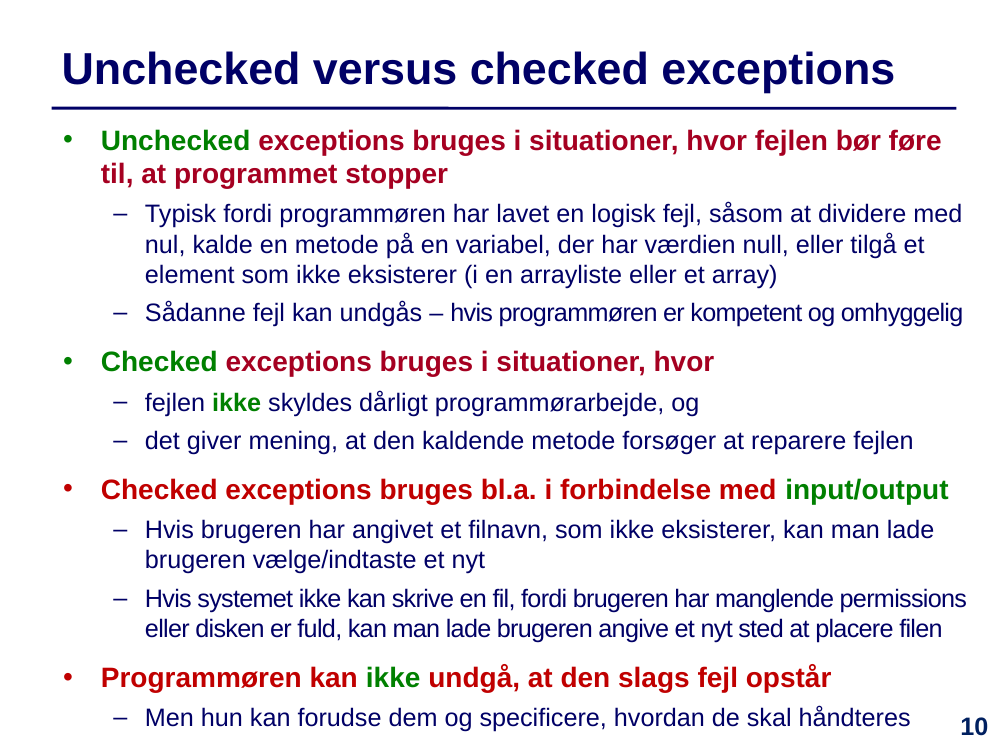
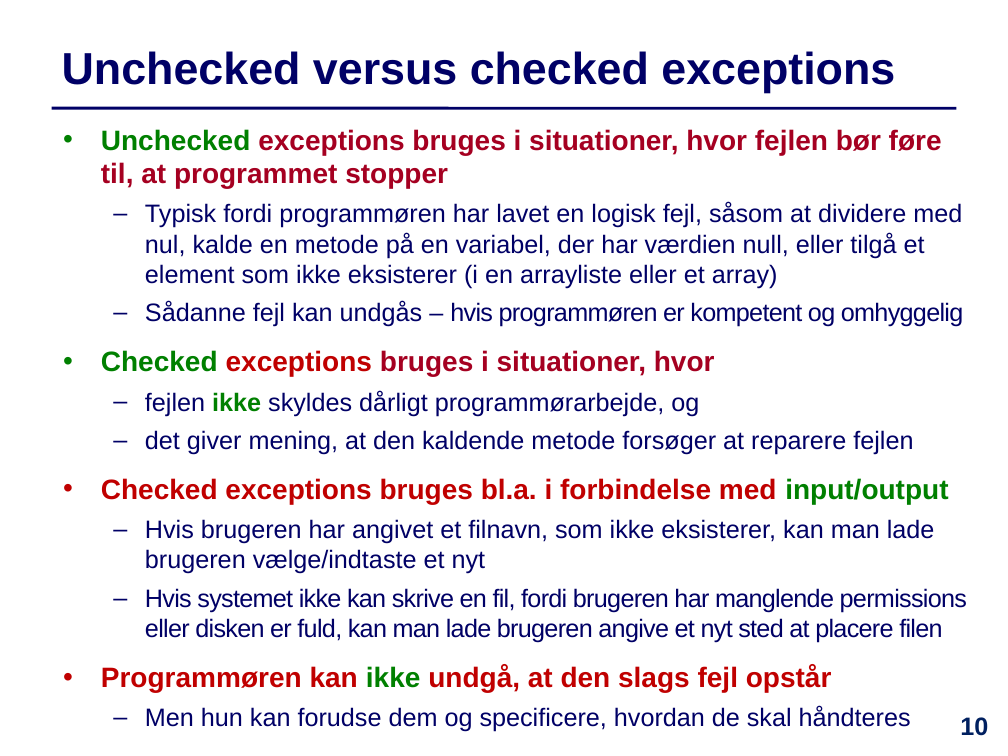
Before and after one commit to IntProgAU/Materiale, a slide deck: slide 10 of web/e22/uge_14/Slides-Uge14.pptx. Drawn at 1008x756 pixels with LibreOffice and Linux fonts; fonts in the diff are those of the drawing. Boxes give left, top, right and bottom in pixels: in the first picture for what was removed or moved away, otherwise in the second. Text is boxed around its words. In the diff, an @@ line names an element or a change of style, - is before the commit and + after.

```diff
--- a/web/e22/uge_14/Slides-Uge14.pptx
+++ b/web/e22/uge_14/Slides-Uge14.pptx
@@ text at [101,350,715,376]: text colour #A50021 to #C00000 in "exceptions" @@
```
Also in this commit, not shown: 3 other slides changed, 1 other file.
